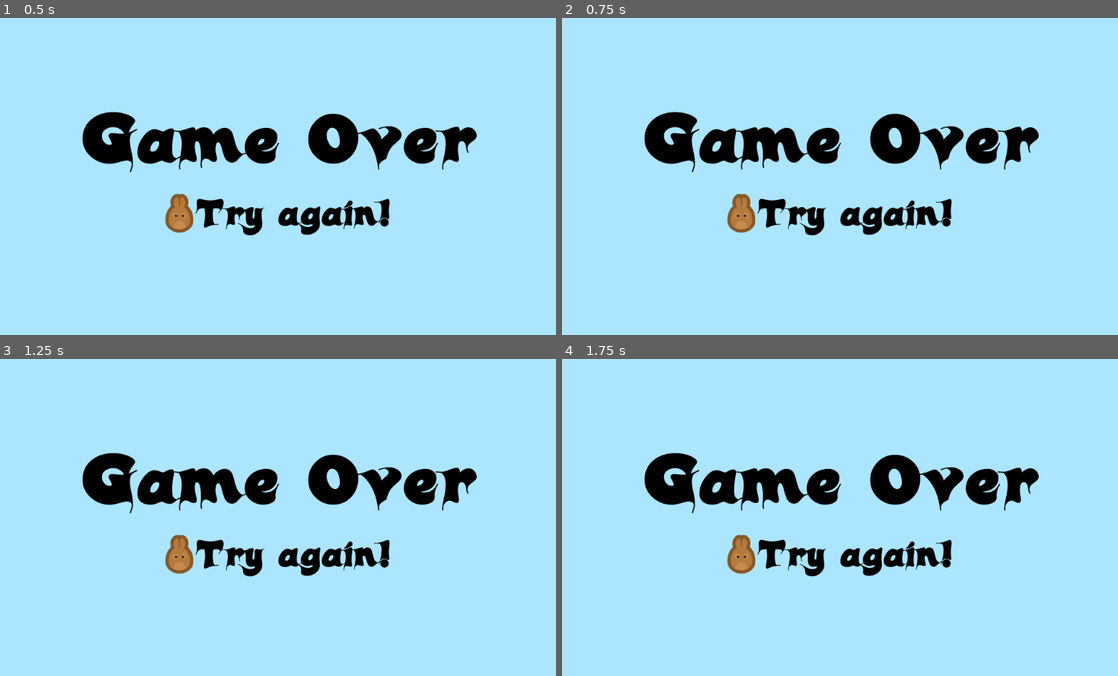
Above: before the commit, frames 1-4 (two rows, left to right).
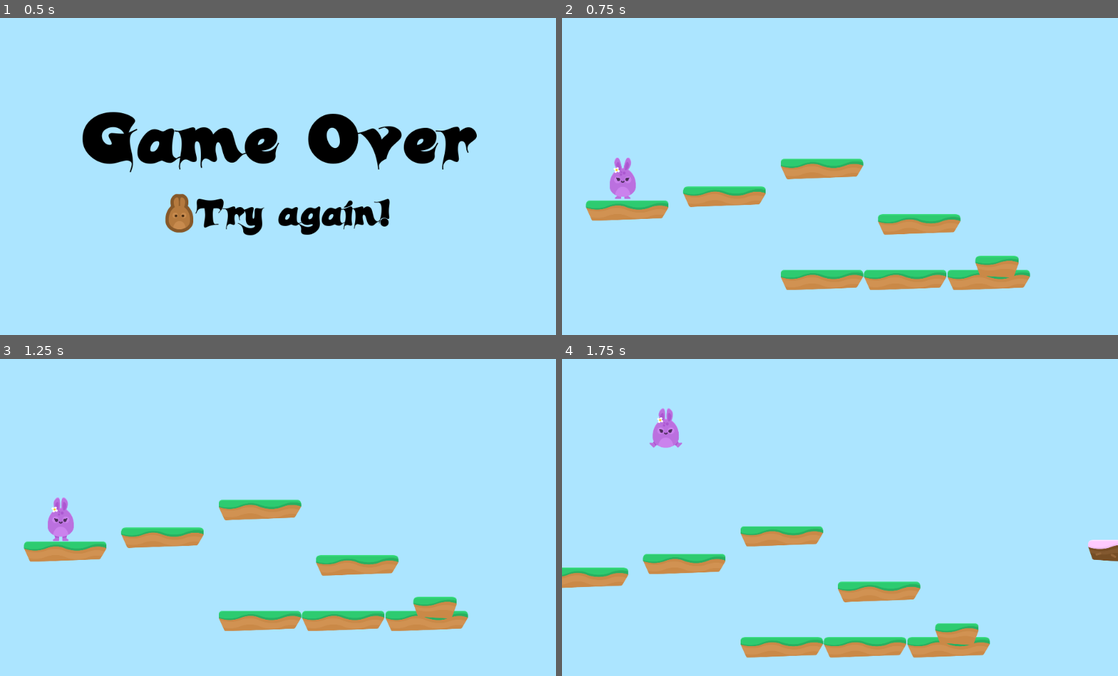
Above: after the commit, the same moments.

Repository: rgbskills/godot_game_1
Game: Godot game, scene res://levels/GameOver.tscn
The game is run twice, just before and just after one commit, with the same random seed, the same clock (stepped at 60 frames per second) and the same inputs. This scene is started directly instead of the project's main scene.
Inputs (mouse positions are in pixels of both pictures, inside the frame that each line leads up to):
- Up to frame 1 (0.5 s): no input
- Up to frame 2 (0.75 s): click (739, 217) at 0.5 s
- Up to frame 3 (1.25 s): no input
- Up to frame 4 (1.75 s): hold D (right) from 1.28 s (still down); tap W (jump) at 1.52 s

Frame 1 is identical in both runs. In frame 2, 14% of the frame differs, in the area x 4-86%, y 29-86%; in frame 3, 14%; in frame 4, 15%, in the area x 0-100%, y 15-95%.

Commit message:
game over screen

Diff:
--- a/Player/Player.gd
+++ b/Player/Player.gd
@@ -43,4 +43,4 @@
 	emit_signal("enimate", motion)
 
 func end_game():
-	get_tree().quit()
+	get_tree().change_scene("res://levels/GameOver.tscn")
--- /dev/null
+++ b/levels/GameOver.gd
@@ -0,0 +1,4 @@
+extends Control
+
+func _on_TextureButton_pressed():
+	get_tree().change_scene("res://levels/level1.tscn")
--- a/levels/GameOver.tscn
+++ b/levels/GameOver.tscn
@@ -1,8 +1,9 @@
-[gd_scene load_steps=6 format=2]
+[gd_scene load_steps=7 format=2]
 
 [ext_resource path="res://GFX/Background/bg_layer1.png" type="Texture" id=1]
 [ext_resource path="res://Fonts/candles_.ttf" type="DynamicFontData" id=2]
 [ext_resource path="res://GFX/HUD/lifes.png" type="Texture" id=3]
+[ext_resource path="res://levels/GameOver.gd" type="Script" id=4]
 
 [sub_resource type="DynamicFont" id=1]
 size = 128
@@ -17,6 +18,7 @@
 [node name="EndGame" type="Control"]
 anchor_right = 1.0
 anchor_bottom = 1.0
+script = ExtResource( 4 )
 __meta__ = {
 "_edit_use_anchors_": false
 }
@@ -70,3 +72,4 @@
 custom_fonts/font = SubResource( 2 )
 custom_colors/font_color = Color( 0, 0, 0, 1 )
 text = "Try again!"
+[connection signal="pressed" from="CenterContainer/VBoxContainer/HBoxContainer/TextureButton" to="." method="_on_TextureButton_pressed"]
